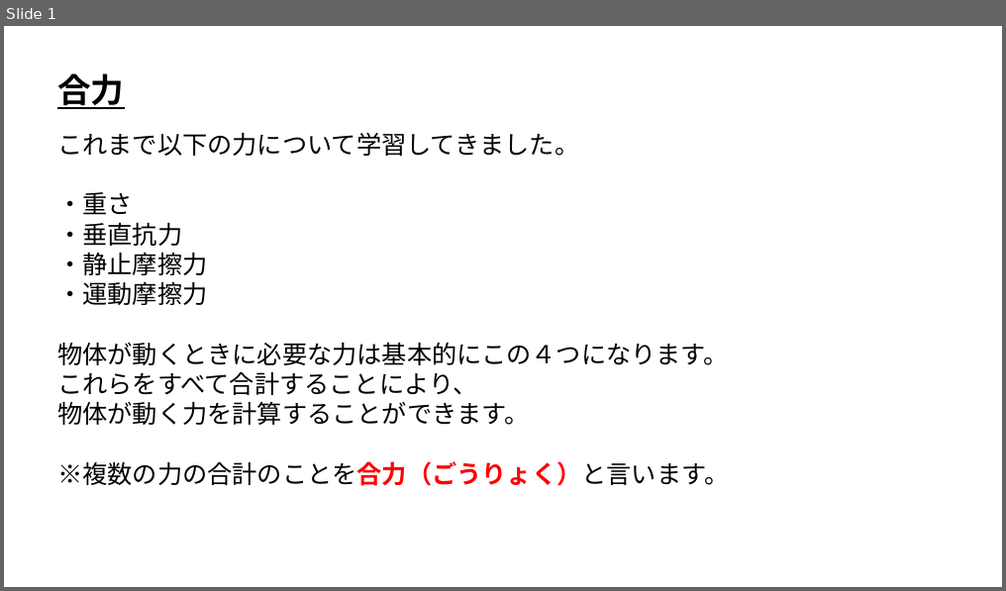
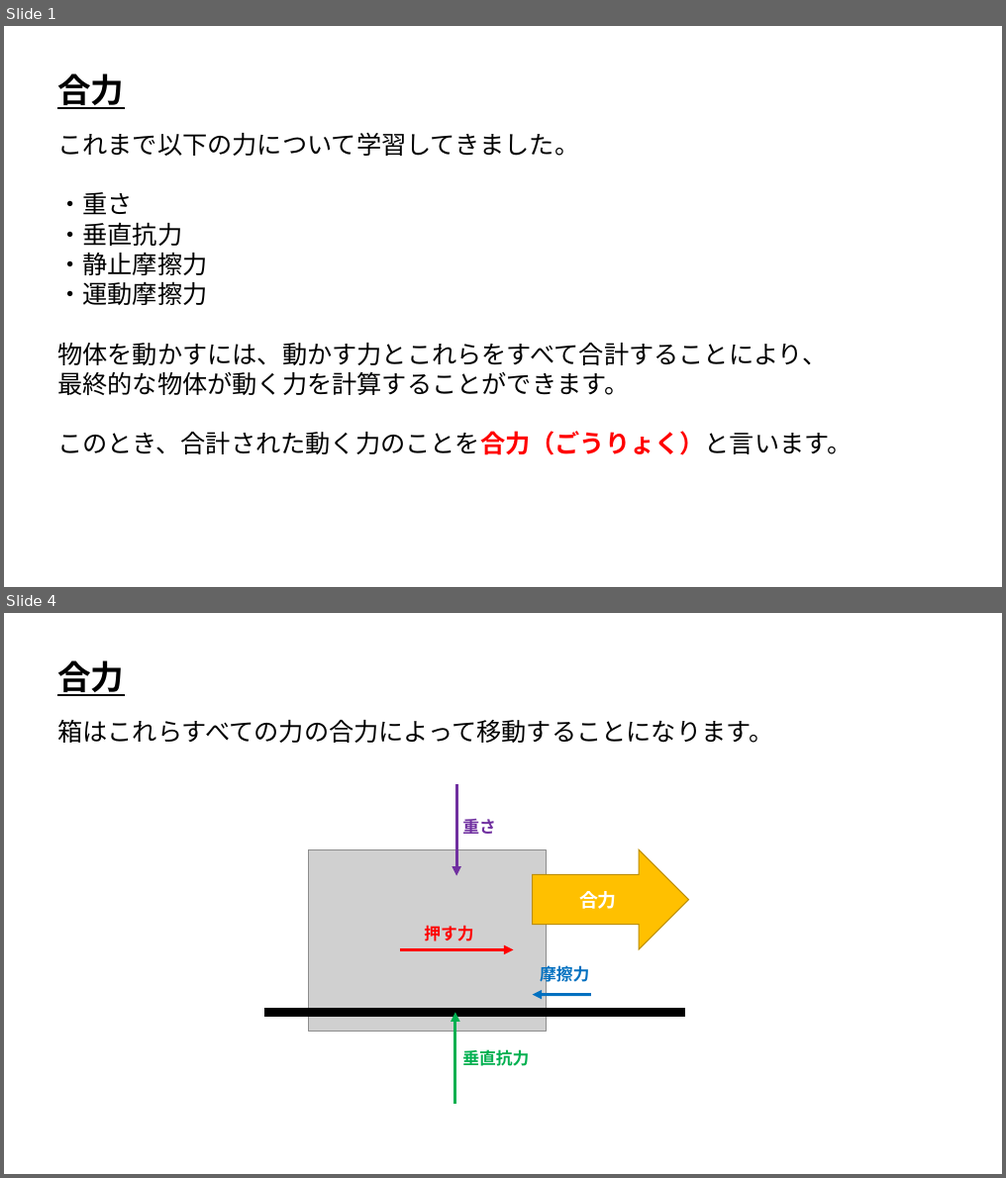
Before and after one commit to ArakiYusuke-Ohara/Textbook, a slide deck: ゲーム科2年/00_前期/ゲーム開発Ⅰ/ゲーム物理学/座学/18_合力.pptx. Shown one above the other, each under a label of ours: slide 1 before the commit, slides 1 and 4 after it; the slides between them are not shown. The pictures are 1006x591 and 1006x1178 pixels, drawn with LibreOffice and Linux fonts; fonts in the diff are those of the drawing; grey boxes stand for pictures. Boxes give left, top, right and bottom in pixels: in the first picture for what was removed or moved away, otherwise in the second. Text is boxed around its words. In the diff, an @@ line names an element or a change of style, - is before the commit and + after.

Commit message:
スライド微修正と合力作成

```diff
--- a/ゲーム科2年/00_前期/ゲーム開発Ⅰ/ゲーム物理学/座学/18_合力.pptx
+++ b/ゲーム科2年/00_前期/ゲーム開発Ⅰ/ゲーム物理学/座学/18_合力.pptx
@@ slide 4 added at [4,613,1002,1174], background #FFFFFF @@
@@ text added at [57,661,124,696], 32 pt, text #000000, bold, underline @@
+合力
@@ text added at [57,720,773,743], 24 pt, text #000000 @@
+箱はこれらすべての力の合力によって移動することになります。
@@ right arrow added at [533,850,689,950], fill #FFC000, outline #BD8E00 1 pt, 18 pt, text #FFFFFF, bold @@
+合力
@@ group added at [265,784,684,1104]: 4 arrows, 4 texts, 1 picture, 1 rectangle @@
+押す力
+重さ
+垂直抗力
+摩擦力
@@ slide 1 changed as well @@
@@ text at [57,343,851,456]: text changed @@
-物体が動くときに必要な力は基本的にこの４つになります。
-これらをすべて合計することにより、
-物体が動く力を計算することができます。
-※複数の力の合計のことを合力（ごうりょく）と言います。
+物体を動かすには、動かす力とこれらをすべて合計することにより、
+最終的な物体が動く力を計算することができます。
+このとき、合計された動く力のことを合力（ごうりょく）と言います。
```
Also in this commit, not shown: 1 other slide changed, 9 other slides added, 4 other files.
